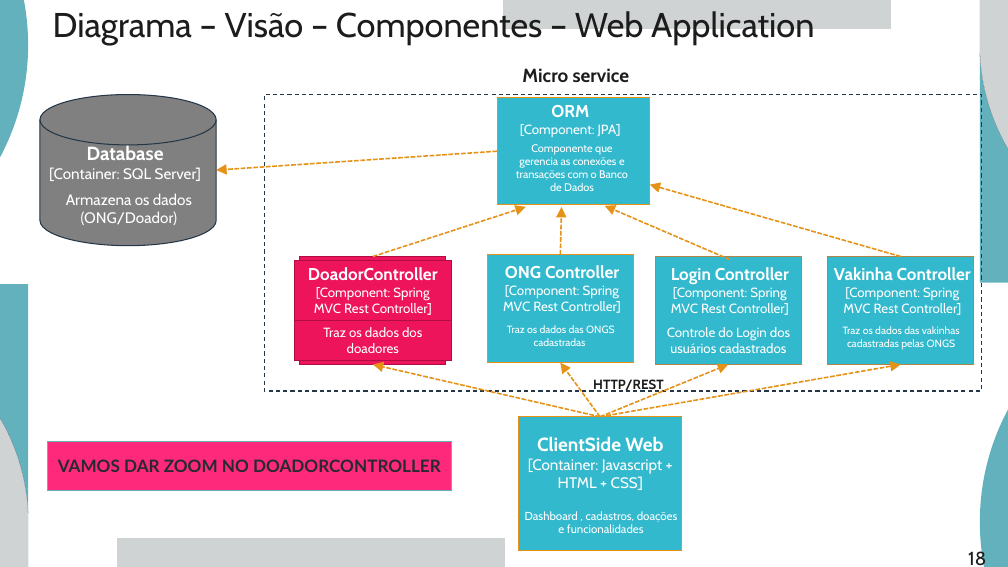
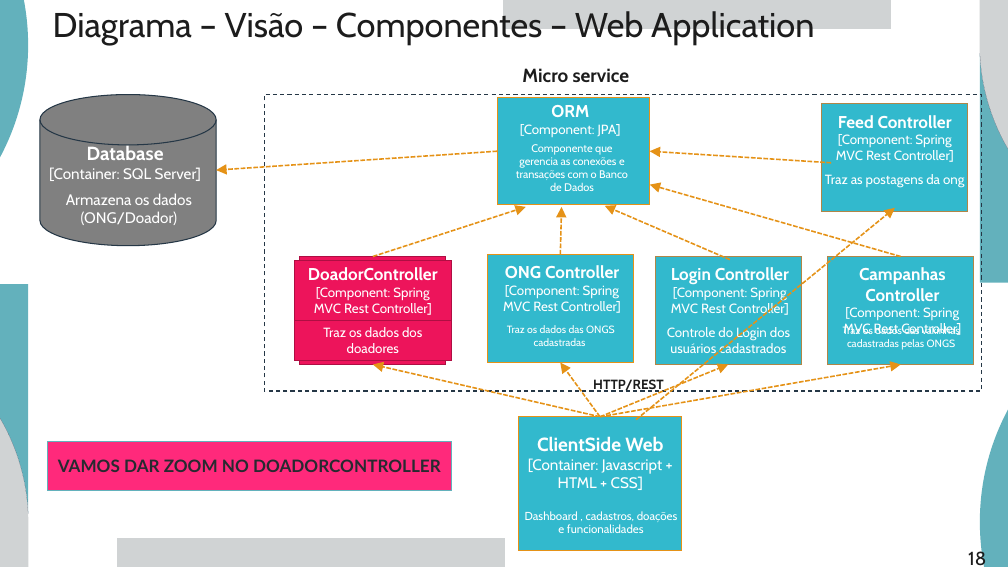
Before and after one commit to apires-roberta/bp, a slide deck: slide 18 of docs/power-points/Diagrama de Arquitetura.pptx. Drawn at 1008x567 pixels with LibreOffice and Linux fonts; fonts in the diff are those of the drawing. Boxes give left, top, right and bottom in pixels: in the first picture for what was removed or moved away, otherwise in the second. Text is boxed around its words. In the diff, an @@ line names an element or a change of style, - is before the commit and + after.

Commit message:
diagrama ppt atualizado com feed e troca de nome vakinha para campanhas

```diff
--- a/docs/power-points/Diagrama de Arquitetura.pptx
+++ b/docs/power-points/Diagrama de Arquitetura.pptx
@@ rectangle added at <box>822,104,968,212</box>, fill #32B9CD, outline #B18748 1 pt @@
@@ text added at <box>836,115,954,162</box>, 12.7 pt, text #FFFFFF @@
+Feed Controller
+[Component: Spring MVC Rest Controller]
@@ arrow added from (831, 163) to (650, 151), #E59217 1.5 pt dashed @@
@@ text added at <box>825,174,964,188</box>, 12.7 pt, text #FFFFFF @@
+Traz as postagens da ong
@@ arrow added from (636, 420) to (895, 208), #E59217 1.5 pt dashed @@
@@ text at <box>859,267,946,301</box>: text changed @@
-Vakinha Controller
+Campanhas Controller
```
Also in this commit, not shown: 5 other slides changed, 2 slides added.
